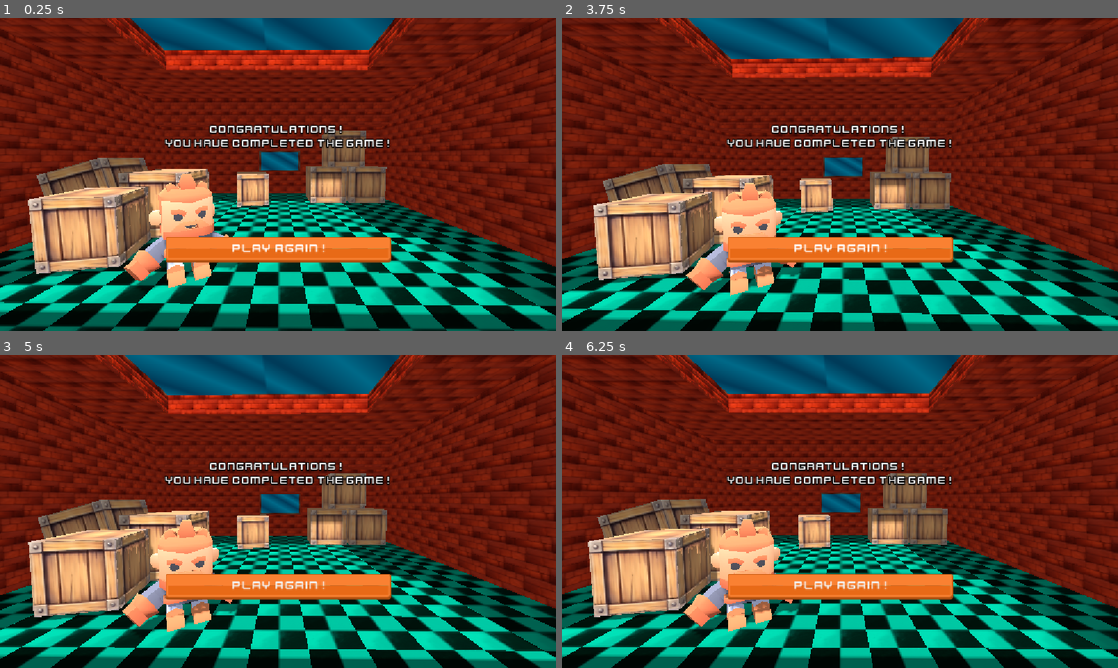
Above: before the commit, frames 1-4 (two rows, left to right).
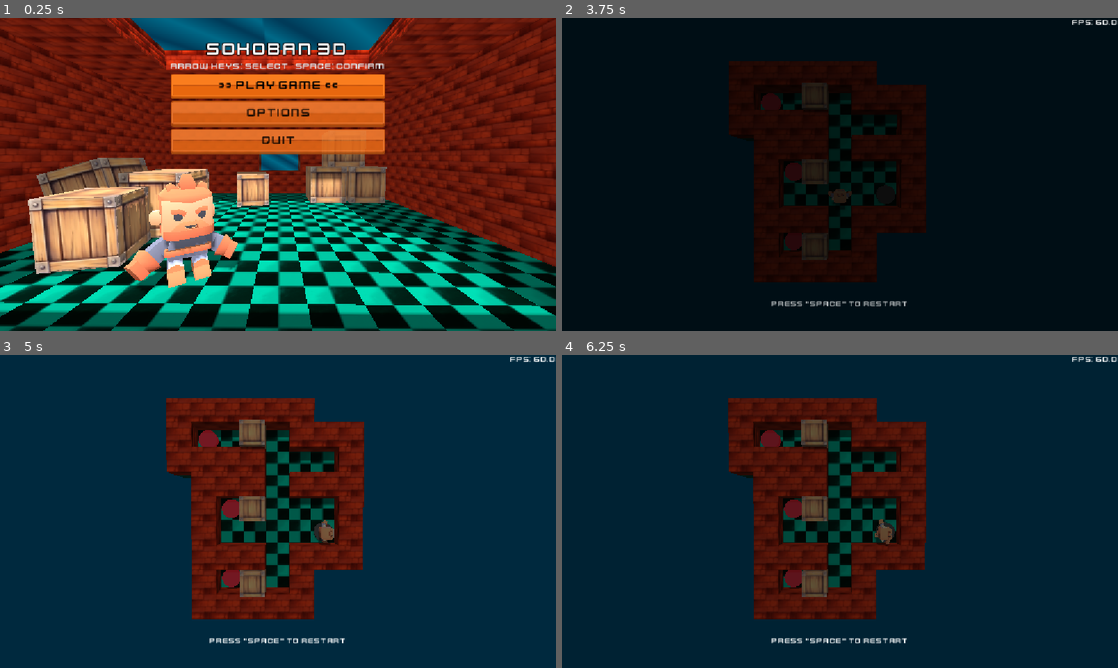
Above: after the commit, the same moments.

Repository: DrZanuff/sokoban-3d
Game: Godot game, scene res://menu.tscn
Same seed, same stepped clock (60 frames per second), same inputs: the game is played once before the commit and once after it. This scene is started directly instead of the project's main scene.
Inputs (mouse positions are in pixels of both pictures, inside the frame that each line leads up to):
- Up to frame 1 (0.25 s): no input
- Up to frame 2 (3.75 s): click (840, 115) at 0.5 s, where only the run after the commit has a clickable "Options"; click (840, 249) at 1.25 s, where only the run before the commit has a clickable "PLAY AGAIN!"; click (840, 249) at 2 s, where only the run before the commit has a clickable "PLAY AGAIN!"; click (840, 249) at 2.75 s, where only the run before the commit has a clickable "PLAY AGAIN!"; click (840, 86) at 3.5 s, where only the run after the commit has a clickable ">> Play Game <<"
- Up to frame 3 (5 s): tap Space at 4.25, 4.35 s; hold Right (ui_right) from 4.28 s (still down); tap Enter (ui_accept) at 4.52 s
- Up to frame 4 (6.25 s): tap Space at 5, 5.1, 5.75, 5.85 s; release Right (ui_right) at 5.03 s; hold Down (ui_down) 5.03-5.78 s; tap Enter (ui_accept) at 5.27 s; hold Right (ui_right) from 5.78 s (still down)

The runs differ from the first frame. In frame 1, 14% of the frame differs, in the area x 29-71%, y 7-79%; in frame 2, 91%; in frame 3, 95%; in frame 4, 95%, in the area x 0-100%, y 0-100%.

Commit message:
Add keyboard-navigable main menu options

Diff:
--- a/menu.tscn
+++ b/menu.tscn
@@ -4,6 +4,7 @@
 [ext_resource type="PackedScene" uid="uid://dldwmgq8ww6gp" path="res://scenes/box/Box.tscn" id="2_ytr4m"]
 [ext_resource type="MeshLibrary" uid="uid://b38dwrtp82e5m" path="res://scenes/grid-map/mesh_library.tres" id="3_l48gv"]
 [ext_resource type="Script" uid="uid://cxve54i314l33" path="res://scripts/camera_idle.gd" id="4_ecwwl"]
+[ext_resource type="Script" uid="uid://dnnd2uvynm55s" path="res://scripts/menu.gd" id="5_r1a8a"]
 
 [sub_resource type="Environment" id="Environment_yyoiw"]
 background_mode = 1
@@ -30,6 +31,7 @@
 [sub_resource type="PlaneMesh" id="PlaneMesh_ecwwl"]
 
 [node name="Menu" type="Node3D" unique_id=140415754]
+script = ExtResource("5_r1a8a")
 
 [node name="Win" type="Node3D" parent="." unique_id=1755343728]
 
@@ -118,20 +120,35 @@
 
 [node name="Label" type="Label" parent="Win/WinUI/MarginContainer/VBoxContainer" unique_id=281729741]
 layout_mode = 2
-size_flags_vertical = 3
+size_flags_vertical = 0
 theme_override_colors/font_outline_color = Color(0, 0, 0, 1)
 theme_override_constants/outline_size = 8
-theme_override_font_sizes/font_size = 22
-text = "Congratulations!
-You have completed the game!"
+theme_override_font_sizes/font_size = 38
+text = "SOKOBAN 3D"
 horizontal_alignment = 1
 vertical_alignment = 1
 
-[node name="Button" type="Button" parent="Win/WinUI/MarginContainer/VBoxContainer" unique_id=272369707]
+[node name="MenuHint" type="Label" parent="Win/WinUI/MarginContainer/VBoxContainer" unique_id=1768539262]
 layout_mode = 2
-theme_override_colors/font_color = Color(1, 1, 1, 1)
+theme_override_colors/font_color = Color(0.9, 0.97, 1, 0.95)
+theme_override_font_sizes/font_size = 18
+text = "Arrow Keys: Select   Space: Confirm"
+horizontal_alignment = 1
+
+[node name="PlayButton" type="Button" parent="Win/WinUI/MarginContainer/VBoxContainer" unique_id=2039642755]
+layout_mode = 2
 theme_override_font_sizes/font_size = 25
-text = "PLAY AGAIN!"
+text = "Play Game"
+
+[node name="OptionsButton" type="Button" parent="Win/WinUI/MarginContainer/VBoxContainer" unique_id=1870594066]
+layout_mode = 2
+theme_override_font_sizes/font_size = 25
+text = "Options"
+
+[node name="QuitButton" type="Button" parent="Win/WinUI/MarginContainer/VBoxContainer" unique_id=1997129326]
+layout_mode = 2
+theme_override_font_sizes/font_size = 25
+text = "Quit"
 
 [node name="Glass" type="MeshInstance3D" parent="Win" unique_id=695136415]
 transform = Transform3D(5.3336835, 0, 0, 0, 1, 0, 0, 0, 4.544406, 0, 6.6908674, -4.376527)
--- /dev/null
+++ b/scripts/menu.gd
@@ -0,0 +1,84 @@
+extends Node3D
+
+const GAME_SCENE_PATH := "res://scenes/main_game.tscn"
+
+@onready var _play_button: Button = $"Win/WinUI/MarginContainer/VBoxContainer/PlayButton"
+@onready var _options_button: Button = $"Win/WinUI/MarginContainer/VBoxContainer/OptionsButton"
+@onready var _quit_button: Button = $"Win/WinUI/MarginContainer/VBoxContainer/QuitButton"
+
+var _buttons: Array[Button] = []
+var _base_labels: Array[String] = []
+var _selected_index: int = 0
+
+
+func _ready() -> void:
+	_buttons = [_play_button, _options_button, _quit_button]
+	for button in _buttons:
+		_base_labels.push_back(button.text)
+		button.focus_mode = Control.FOCUS_NONE
+
+	_play_button.pressed.connect(_on_play_pressed)
+	_options_button.pressed.connect(_on_options_pressed)
+	_quit_button.pressed.connect(_on_quit_pressed)
+
+	_update_selection_visuals()
+
+
+func _input(event: InputEvent) -> void:
+	if not event.is_pressed() or event.is_echo():
+		return
+
+	if event.is_action_pressed("ui_up"):
+		_move_selection(-1)
+		get_viewport().set_input_as_handled()
+		return
+
+	if event.is_action_pressed("ui_down"):
+		_move_selection(1)
+		get_viewport().set_input_as_handled()
+		return
+
+	if event is InputEventKey and event.keycode == KEY_SPACE:
+		_activate_selected_option()
+
+
+func _move_selection(direction: int) -> void:
+	if _buttons.is_empty():
+		return
+
+	_selected_index = wrapi(_selected_index + direction, 0, _buttons.size())
+	_update_selection_visuals()
+
+
+func _update_selection_visuals() -> void:
+	for i in _buttons.size():
+		var button := _buttons[i]
+		if i == _selected_index:
+			button.text = ">> %s <<" % _base_labels[i]
+			button.modulate = Color(1.0, 0.97, 0.6, 1.0)
+		else:
+			button.text = _base_labels[i]
+			button.modulate = Color(1.0, 1.0, 1.0, 0.85)
+
+
+func _activate_selected_option() -> void:
+	match _selected_index:
+		0:
+			_on_play_pressed()
+		1:
+			_on_options_pressed()
+		2:
+			_on_quit_pressed()
+
+
+func _on_play_pressed() -> void:
+	get_tree().change_scene_to_file(GAME_SCENE_PATH)
+
+
+func _on_options_pressed() -> void:
+	# Placeholder action until options are implemented.
+	pass
+
+
+func _on_quit_pressed() -> void:
+	get_tree().quit()
Not shown, added: scripts/menu.gd.uid
